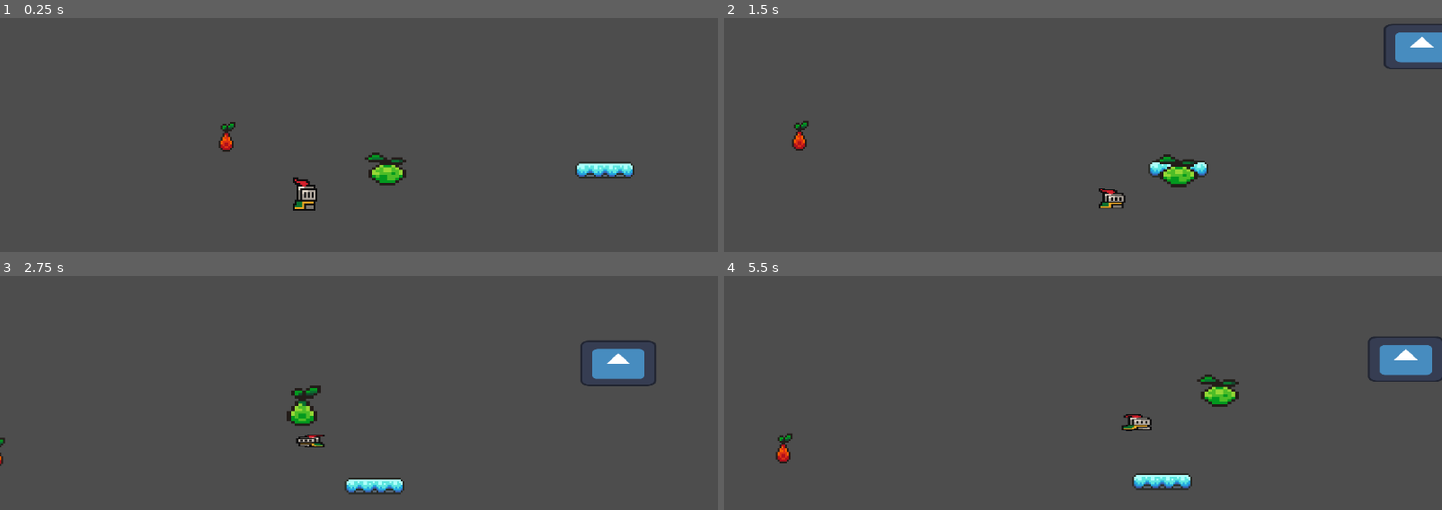
Above: before the commit, frames 1-4 (two rows, left to right).
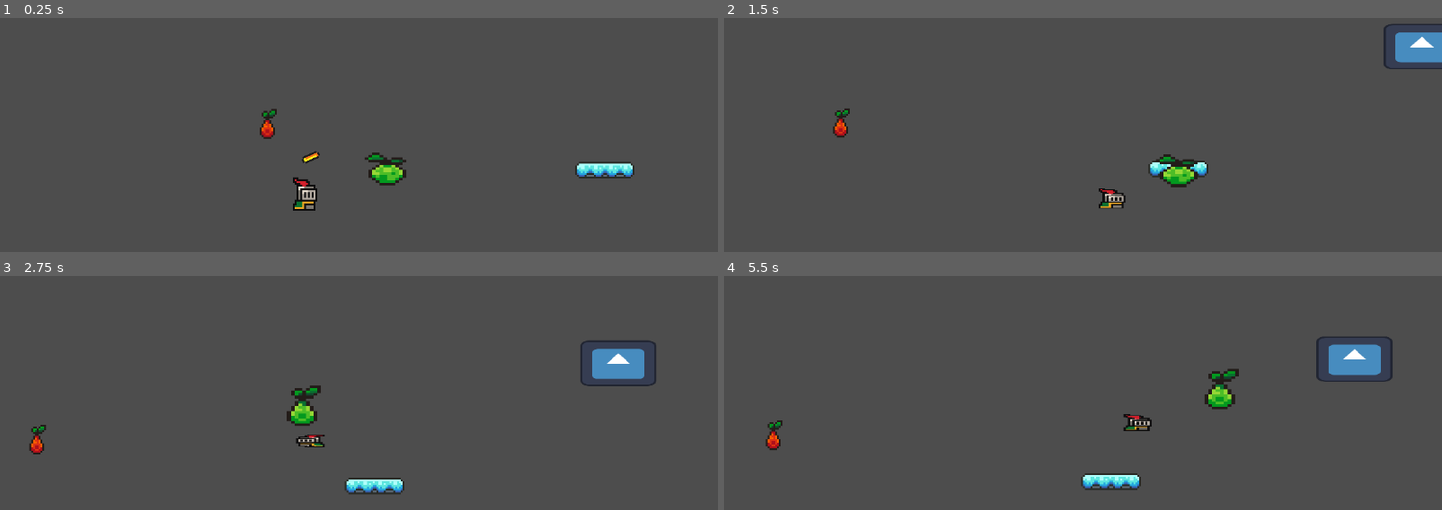
Above: after the commit, the same moments.

Repository: Luna264/candy-strike
Game: Godot game, scene res://levels/level_1.tscn
The game is run twice, just before and just after one commit, with the same random seed, the same clock (stepped at 60 frames per second) and the same inputs. The engine's default icon, where the game draws it, is replaced by a stand-in: a white triangle on a blue panel in a dark square.
Inputs (mouse positions are in pixels of both pictures, inside the frame that each line leads up to):
- Up to frame 1 (0.25 s): no input
- Up to frame 2 (1.5 s): tap Enter at 0.5 s; move the mouse to (1047, 237) at 0.52 s; hold D (right) from 0.53 s (still down); tap Space (jump) at 0.6, 0.77, 1.07 s; move the mouse to (1298, 216) at 1.27 s; click (1298, 216) at 1.35 s
- Up to frame 3 (2.75 s): tap Space (jump) at 1.52, 1.55, 1.82, 2.3 s; move the mouse to (143, 355) at 2.02 s; release D (right) at 2.03 s; hold A (left) from 2.03 s (still down); tap R (c_attack) at 2.1 s
- Up to frame 4 (5.5 s): move the mouse to (1118, 416) at 2.77 s; tap Space (jump) at 2.85, 3.02, 3.32, 3.77, 3.8, 4.07, 4.52, 4.55, 4.82, 5.1 s; move the mouse to (975, 315) at 3.52 s; click (975, 315) at 3.6 s; move the mouse to (1240, 395) at 4.27 s; release A (left) at 4.28 s; hold D (right) from 4.28 s (still down); tap R (c_attack) at 4.35 s; move the mouse to (939, 435) at 5.02 s

The runs differ from the first frame. In frame 1, 0.5% of the frame differs, in the area x 30-45%, y 38-63%; in frame 2, 0.4%; in frame 3, 0.2%; in frame 4, 4.3%, in the area x 5-100%, y 26-92%.

Commit message:
(BUGGED) whip enemy
AAAAAAAAAAA aa aAA

Diff:
--- a/levels/level_1.tscn
+++ b/levels/level_1.tscn
@@ -6,6 +6,7 @@
 [ext_resource type="PackedScene" uid="uid://cv7u13y5ejaoy" path="res://scenes/enviornment/glassplatform.tscn" id="5_n46q3"]
 [ext_resource type="Script" uid="uid://dy5gn03cyk8v7" path="res://scripts/camera_2d.gd" id="6_5ot28"]
 [ext_resource type="PackedScene" uid="uid://cu1w7icylyldk" path="res://scenes/enemys/whip.tscn" id="6_btoec"]
+[ext_resource type="PackedScene" uid="uid://dktgcjci3yto6" path="res://scenes/enemys/whip2.tscn" id="7_gwceb"]
 
 [sub_resource type="WorldBoundaryShape2D" id="WorldBoundaryShape2D_uwrxv"]
 
@@ -45,7 +46,10 @@
 position = Vector2(-2, 97)
 
 [node name="CharacterBody2D" parent="." instance=ExtResource("6_btoec")]
-position = Vector2(-204, 79)
+position = Vector2(-182, 72)
+
+[node name="Area2D" parent="CharacterBody2D" instance=ExtResource("7_gwceb")]
+position = Vector2(0, -1)
 
 [connection signal="shakescreenplayer" from="player" to="Camera2D" method="_on_player_shakescreenplayer"]
 [connection signal="body_entered" from="player/candycane" to="player/candycane" method="attack_enemies"]
--- a/project.godot
+++ b/project.godot
@@ -23,6 +23,9 @@
 
 enemy=""
 player=""
+base_animation_player=""
+whip_animation_player=""
+detection=""
 
 [input]
 
--- a/scenes/enemys/whip.tscn
+++ b/scenes/enemys/whip.tscn
@@ -1,21 +1,17 @@
-[gd_scene load_steps=12 format=3 uid="uid://cu1w7icylyldk"]
+[gd_scene load_steps=10 format=3 uid="uid://cu1w7icylyldk"]
 
 [ext_resource type="Script" uid="uid://1ltusd6mbgam" path="res://scripts/whip.gd" id="1_u0fn8"]
 [ext_resource type="Shader" uid="uid://llhsmpsnall1" path="res://shaders/enemy.gdshader" id="2_k33x4"]
 [ext_resource type="Texture2D" uid="uid://b0a8uhc4gcgfd" path="res://assets/sprites/fruit.png" id="2_xpmi8"]
-[ext_resource type="Script" uid="uid://pmc8xdnlkmcy" path="res://scripts/detection.gd" id="3_xpmi8"]
 
 [sub_resource type="ShaderMaterial" id="ShaderMaterial_yni71"]
 shader = ExtResource("2_k33x4")
 shader_parameter/flash_color = Color(1, 1, 1, 1)
 shader_parameter/flash_value = 0.0
 
-[sub_resource type="Animation" id="Animation_k33x4"]
-resource_name = "idle"
-
-[sub_resource type="Animation" id="Animation_yni71"]
+[sub_resource type="Animation" id="Animation_qlk83"]
 resource_name = "hit"
-length = 0.4
+length = 0.5
 tracks/0/type = "value"
 tracks/0/imported = false
 tracks/0/enabled = true
@@ -23,13 +19,28 @@
 tracks/0/interp = 1
 tracks/0/loop_wrap = true
 tracks/0/keys = {
-"times": PackedFloat32Array(0, 0.133333, 0.233333),
+"times": PackedFloat32Array(0, 0.266667, 0.466667),
 "transitions": PackedFloat32Array(1, 1, 1),
 "update": 0,
 "values": [0.0, 1.0, 0.0]
 }
 
-[sub_resource type="Animation" id="Animation_qlk83"]
+[sub_resource type="Animation" id="Animation_jopwe"]
+resource_name = "idle"
+tracks/0/type = "value"
+tracks/0/imported = false
+tracks/0/enabled = true
+tracks/0/path = NodePath("Sprite2D:material:shader_parameter/flash_value")
+tracks/0/interp = 1
+tracks/0/loop_wrap = true
+tracks/0/keys = {
+"times": PackedFloat32Array(0),
+"transitions": PackedFloat32Array(1),
+"update": 0,
+"values": [0.0]
+}
+
+[sub_resource type="Animation" id="Animation_vsdag"]
 length = 0.001
 tracks/0/type = "value"
 tracks/0/imported = false
@@ -46,16 +57,13 @@
 
 [sub_resource type="AnimationLibrary" id="AnimationLibrary_ekoho"]
 _data = {
-&"RESET": SubResource("Animation_qlk83"),
-&"hit": SubResource("Animation_yni71"),
-&"idle": SubResource("Animation_k33x4")
+&"RESET": SubResource("Animation_vsdag"),
+&"hit": SubResource("Animation_qlk83"),
+&"idle": SubResource("Animation_jopwe")
 }
 
 [sub_resource type="CapsuleShape2D" id="CapsuleShape2D_k33x4"]
 height = 20.0
-
-[sub_resource type="CircleShape2D" id="CircleShape2D_xpmi8"]
-radius = 48.0
 
 [node name="CharacterBody2D" type="CharacterBody2D" groups=["enemy"]]
 script = ExtResource("1_u0fn8")
@@ -73,7 +81,7 @@
 [node name="AttackTimer" type="Timer" parent="."]
 one_shot = true
 
-[node name="AnimationPlayer" type="AnimationPlayer" parent="."]
+[node name="AnimationPlayer" type="AnimationPlayer" parent="." groups=["base_animation_player"]]
 libraries = {
 &"": SubResource("AnimationLibrary_ekoho")
 }
@@ -86,22 +94,7 @@
 [node name="box" type="CollisionShape2D" parent="."]
 shape = SubResource("CapsuleShape2D_k33x4")
 
-[node name="detection" type="Area2D" parent="." groups=["enemy"]]
-collision_mask = 255
-script = ExtResource("3_xpmi8")
-
-[node name="CollisionShape2D" type="CollisionShape2D" parent="detection"]
-position = Vector2(-1, 0)
-shape = SubResource("CircleShape2D_xpmi8")
-
-[node name="AttackTimer" type="Timer" parent="detection"]
-one_shot = true
-
 [connection signal="timeout" from="DamageTimer" to="." method="_on_damage_timer_timeout"]
 [connection signal="timeout" from="AttackTimer" to="." method="_on_attack_timer_timeout"]
 [connection signal="animation_finished" from="AnimationPlayer" to="." method="_on_animation_player_animation_finished"]
 [connection signal="area_entered" from="hitbox" to="." method="_on_hitbox_area_entered"]
-[connection signal="area_entered" from="detection" to="detection" method="_on_area_entered"]
-[connection signal="area_exited" from="detection" to="detection" method="_on_area_exited"]
-[connection signal="attack" from="detection" to="." method="_on_detection_attack"]
-[connection signal="timeout" from="detection/AttackTimer" to="detection" method="_on_attack_timer_timeout"]
--- /dev/null
+++ b/scenes/enemys/whip2.tscn
@@ -0,0 +1,199 @@
+[gd_scene load_steps=12 format=3 uid="uid://dktgcjci3yto6"]
+
+[ext_resource type="Script" uid="uid://pmc8xdnlkmcy" path="res://scripts/detection.gd" id="1_al61v"]
+[ext_resource type="Script" uid="uid://cq6fsu8j2kqmt" path="res://scripts/whipActualWhip.gd" id="1_kivbn"]
+[ext_resource type="Shader" uid="uid://llhsmpsnall1" path="res://shaders/enemy.gdshader" id="2_r8r4l"]
+[ext_resource type="Texture2D" uid="uid://clfmb002e6t1l" path="res://assets/sprites/coin.png" id="3_kmrfy"]
+
+[sub_resource type="CircleShape2D" id="CircleShape2D_57con"]
+radius = 48.0
+
+[sub_resource type="ShaderMaterial" id="ShaderMaterial_sooaf"]
+shader = ExtResource("2_r8r4l")
+shader_parameter/flash_color = Color(0, 0, 0, 1)
+shader_parameter/flash_value = 0.0
+
+[sub_resource type="Animation" id="Animation_kivbn"]
+resource_name = "idle"
+tracks/0/type = "value"
+tracks/0/imported = false
+tracks/0/enabled = true
+tracks/0/path = NodePath("whipSprite:visible")
+tracks/0/interp = 1
+tracks/0/loop_wrap = true
+tracks/0/keys = {
+"times": PackedFloat32Array(0),
+"transitions": PackedFloat32Array(1),
+"update": 1,
+"values": [false]
+}
+tracks/1/type = "value"
+tracks/1/imported = false
+tracks/1/enabled = true
+tracks/1/path = NodePath("whipColider:disabled")
+tracks/1/interp = 1
+tracks/1/loop_wrap = true
+tracks/1/keys = {
+"times": PackedFloat32Array(0),
+"transitions": PackedFloat32Array(1),
+"update": 1,
+"values": [true]
+}
+
+[sub_resource type="Animation" id="Animation_mnddd"]
+resource_name = "attack"
+tracks/0/type = "value"
+tracks/0/imported = false
+tracks/0/enabled = true
+tracks/0/path = NodePath("whipColider:disabled")
+tracks/0/interp = 1
+tracks/0/loop_wrap = true
+tracks/0/keys = {
+"times": PackedFloat32Array(0),
+"transitions": PackedFloat32Array(1),
+"update": 1,
+"values": [false]
+}
+tracks/1/type = "value"
+tracks/1/imported = false
+tracks/1/enabled = true
+tracks/1/path = NodePath("whipSprite:visible")
+tracks/1/interp = 1
+tracks/1/loop_wrap = true
+tracks/1/keys = {
+"times": PackedFloat32Array(0),
+"transitions": PackedFloat32Array(1),
+"update": 1,
+"values": [true]
+}
+tracks/2/type = "value"
+tracks/2/imported = false
+tracks/2/enabled = true
+tracks/2/path = NodePath("whipSprite:position")
+tracks/2/interp = 1
+tracks/2/loop_wrap = true
+tracks/2/keys = {
+"times": PackedFloat32Array(0, 0.94),
+"transitions": PackedFloat32Array(1, 1),
+"update": 0,
+"values": [Vector2(15, 36), Vector2(54, -45)]
+}
+tracks/3/type = "value"
+tracks/3/imported = false
+tracks/3/enabled = true
+tracks/3/path = NodePath("whipColider:position")
+tracks/3/interp = 1
+tracks/3/loop_wrap = true
+tracks/3/keys = {
+"times": PackedFloat32Array(0, 0.94),
+"transitions": PackedFloat32Array(1, 1),
+"update": 0,
+"values": [Vector2(38, 52), Vector2(59, -19)]
+}
+
+[sub_resource type="Animation" id="Animation_a2j43"]
+length = 0.001
+tracks/0/type = "value"
+tracks/0/imported = false
+tracks/0/enabled = true
+tracks/0/path = NodePath("whipSprite:visible")
+tracks/0/interp = 1
+tracks/0/loop_wrap = true
+tracks/0/keys = {
+"times": PackedFloat32Array(0),
+"transitions": PackedFloat32Array(1),
+"update": 1,
+"values": [false]
+}
+tracks/1/type = "value"
+tracks/1/imported = false
+tracks/1/enabled = true
+tracks/1/path = NodePath("whipColider:disabled")
+tracks/1/interp = 1
+tracks/1/loop_wrap = true
+tracks/1/keys = {
+"times": PackedFloat32Array(0),
+"transitions": PackedFloat32Array(1),
+"update": 1,
+"values": [true]
+}
+tracks/2/type = "value"
+tracks/2/imported = false
+tracks/2/enabled = true
+tracks/2/path = NodePath("whipSprite:position")
+tracks/2/interp = 1
+tracks/2/loop_wrap = true
+tracks/2/keys = {
+"times": PackedFloat32Array(0),
+"transitions": PackedFloat32Array(1),
+"update": 0,
+"values": [Vector2(54, -45)]
+}
+tracks/3/type = "value"
+tracks/3/imported = false
+tracks/3/enabled = true
+tracks/3/path = NodePath("whipColider:position")
+tracks/3/interp = 1
+tracks/3/loop_wrap = true
+tracks/3/keys = {
+"times": PackedFloat32Array(0),
+"transitions": PackedFloat32Array(1),
+"update": 0,
+"values": [Vector2(59, -19)]
+}
+
+[sub_resource type="AnimationLibrary" id="AnimationLibrary_fp2sq"]
+_data = {
+&"RESET": SubResource("Animation_a2j43"),
+&"attack": SubResource("Animation_mnddd"),
+&"idle": SubResource("Animation_kivbn")
+}
+
+[sub_resource type="CapsuleShape2D" id="CapsuleShape2D_8awoc"]
+radius = 9.88098
+height = 86.8421
+
+[node name="Area2D" type="Area2D"]
+script = ExtResource("1_kivbn")
+
+[node name="detection" type="Area2D" parent="." groups=["detection"]]
+collision_mask = 255
+script = ExtResource("1_al61v")
+
+[node name="CollisionShape2D" type="CollisionShape2D" parent="detection"]
+position = Vector2(-1, 0)
+shape = SubResource("CircleShape2D_57con")
+
+[node name="AttackTimer" type="Timer" parent="detection"]
+wait_time = 0.61
+one_shot = true
+
+[node name="whipSprite" type="Sprite2D" parent="."]
+visible = false
+material = SubResource("ShaderMaterial_sooaf")
+position = Vector2(54, -45)
+rotation = -1.99575
+texture = ExtResource("3_kmrfy")
+region_enabled = true
+region_rect = Rect2(53.2045, 2.79479, 7.32532, 14.6506)
+
+[node name="WhipAnimationPlayer" type="AnimationPlayer" parent="." groups=["whip_animation_player"]]
+unique_name_in_owner = true
+libraries = {
+&"": SubResource("AnimationLibrary_fp2sq")
+}
+
+[node name="whipColider" type="CollisionShape2D" parent="."]
+position = Vector2(59, -19)
+rotation = -0.645652
+scale = Vector2(1.39856, -1.16083)
+shape = SubResource("CapsuleShape2D_8awoc")
+disabled = true
+debug_color = Color(0.727844, 0.238311, 1, 0.42)
+
+[connection signal="area_entered" from="." to="." method="_on_area_entered"]
+[connection signal="area_entered" from="detection" to="detection" method="_on_area_entered"]
+[connection signal="area_exited" from="detection" to="detection" method="_on_area_exited"]
+[connection signal="attack" from="detection" to="." method="_on_detection_attack"]
+[connection signal="stopAttack" from="detection" to="." method="_on_detection_stop_attack"]
+[connection signal="timeout" from="detection/AttackTimer" to="detection" method="_on_attack_timer_timeout"]
--- a/scenes/enemys/whip.gd
+++ b/scripts/base.gd
@@ -10,7 +10,7 @@
 
 @onready var jump_timer: Timer = $JumpTimer
 @onready var sprite_2d: Sprite2D = $Sprite2D
-@onready var animation_player: AnimationPlayer = $AnimationPlayer
+@onready var animation_player: AnimationPlayer = get_tree().get_first_node_in_group("base_animation_player")
 @onready var attack_timer: Timer = $AttackTimer
 @onready var damage_timer: Timer = $DamageTimer
 
--- a/scripts/detection.gd
+++ b/scripts/detection.gd
@@ -3,20 +3,25 @@
 signal attack
 var player_is = false
 @onready var my_attack_timer: Timer = $AttackTimer
+signal stopAttack
+
+func _ready() -> void:
+	pass
+
 
 func _on_attack_timer_timeout() -> void:
 	if player_is:
-		print("lezduit")
-		#hit
+		emit_signal("attack")
+		my_attack_timer.start()
 
-
-func _on_area_entered(area: Area2D) -> void:
-	#hit
-	print("lezduit")
-	print("player entered")
-	player_is = true
-	my_attack_timer.start()
 
 
 func _on_area_exited(area: Area2D) -> void:
 	player_is = false
+	emit_signal("stopAttack")
+
+
+func _on_area_entered(area: Area2D) -> void:
+	emit_signal("attack")
+	player_is = true
+	my_attack_timer.start()
--- a/scripts/glassplatform.gd
+++ b/scripts/glassplatform.gd
@@ -15,10 +15,10 @@
 		breaking_timer -= delta
 		animation_player.play("idle")
 
-	if breaking_timer > 3 and not is_shattering:
+	if breaking_timer > 1 and not is_shattering:
 		animation_player.play("breaking")
 
-	if breaking_timer > 6:
+	if breaking_timer > 3:
 		is_shattering = true
 		emit_signal("shatter")
 
--- a/scripts/player.gd
+++ b/scripts/player.gd
@@ -158,7 +158,7 @@
 
 
 func _on_hurtbox_area_entered(area: Area2D) -> void:
-	if area.name == "hitbox":
+	if area.name == "hitbox" or area.is_in_group("enemy"):
 		emit_signal("shakescreenplayer")
 		_knockback(area.get_parent().position)
 
--- a/scripts/whip.gd
+++ b/scripts/whip.gd
@@ -9,7 +9,7 @@
 var knockback_y_jump = -200
 
 @onready var sprite_2d: Sprite2D = $Sprite2D
-@onready var animation_player: AnimationPlayer = $AnimationPlayer
+@onready var animation_player: AnimationPlayer = get_tree().get_first_node_in_group("base_animation_player")
 @onready var attack_timer: Timer = $AttackTimer
 @onready var damage_timer: Timer = $DamageTimer
 
@@ -44,12 +44,7 @@
 	flash()
 	health -= dmg
 
-#knockback
 
-
-func _physics_process(delta):
-
-	move_and_slide()
 
 
 func _on_hitbox_area_entered(area: Area2D) -> void:
@@ -58,20 +53,17 @@
 
 
 
-
 func _on_attack_timer_timeout() -> void:
 	is_attacking = false
 	flash_in_progress = false
-	animation_player.play("RESET")
 
 func _on_damage_timer_timeout() -> void:
 	is_damaged = false
 	flash_in_progress = false
-	animation_player.play("RESET")
 
 func flash():
 	if flash_in_progress:
-		animation_player.stop() # force stop previous to allow restart
+		animation_player.stop()
 	animation_player.play("hit")
 	flash_in_progress = true
 
@@ -79,11 +71,3 @@
 func _on_animation_player_animation_finished(anim_name: StringName) -> void:
 	if anim_name == "hit":
 		flash_in_progress = false
-
-
-func _on_detection_attack() -> void:
-	attack_timer.start()
-
-
-func _on_detection_area_exited(area: Area2D) -> void:
-	pass # Replace with function body.
--- /dev/null
+++ b/scripts/whipActualWhip.gd
@@ -0,0 +1,42 @@
+extends Area2D
+
+var health = 150
+@export var speed = -80.0
+@onready var player = get_tree().get_first_node_in_group("player")
+var friction = 500.0
+var damageoutput = 150
+var knockback_x_jump = 200
+var knockback_y_jump = -200
+
+@onready var detection: Area2D = $detection
+@onready var sprite_2d: Sprite2D = $Sprite2D
+@onready var attack_timer: Timer = $AttackTimer
+@onready var damage_timer: Timer = $DamageTimer
+@onready var whip_animation_player: AnimationPlayer = %WhipAnimationPlayer
+
+
+var is_attacking = false
+var flash_in_progress = false
+
+signal damage_output
+signal shakescreen
+
+#func _ready() -> void:
+	#sprite_2d.material = sprite_2d.material.duplicate()
+
+func _process(delta: float) -> void:
+	if detection:
+		if not detection.player_is:
+			whip_animation_player.play("idle")
+
+func _on_detection_attack() -> void:
+	whip_animation_player.play("attack")
+
+
+func _on_area_entered(area: Area2D) -> void:
+	if area.name == "hurtbox":
+		emit_signal("damage_output", 10)
+
+
+func _on_detection_stop_attack() -> void:
+	whip_animation_player.play("idle")
Not shown: 1 places in levels/level_1.tscn that only renumber resources
Renamed: scenes/enemys/whip.gd.uid -> scripts/base.gd.uid
Not shown, added: scripts/whipActualWhip.gd.uid
